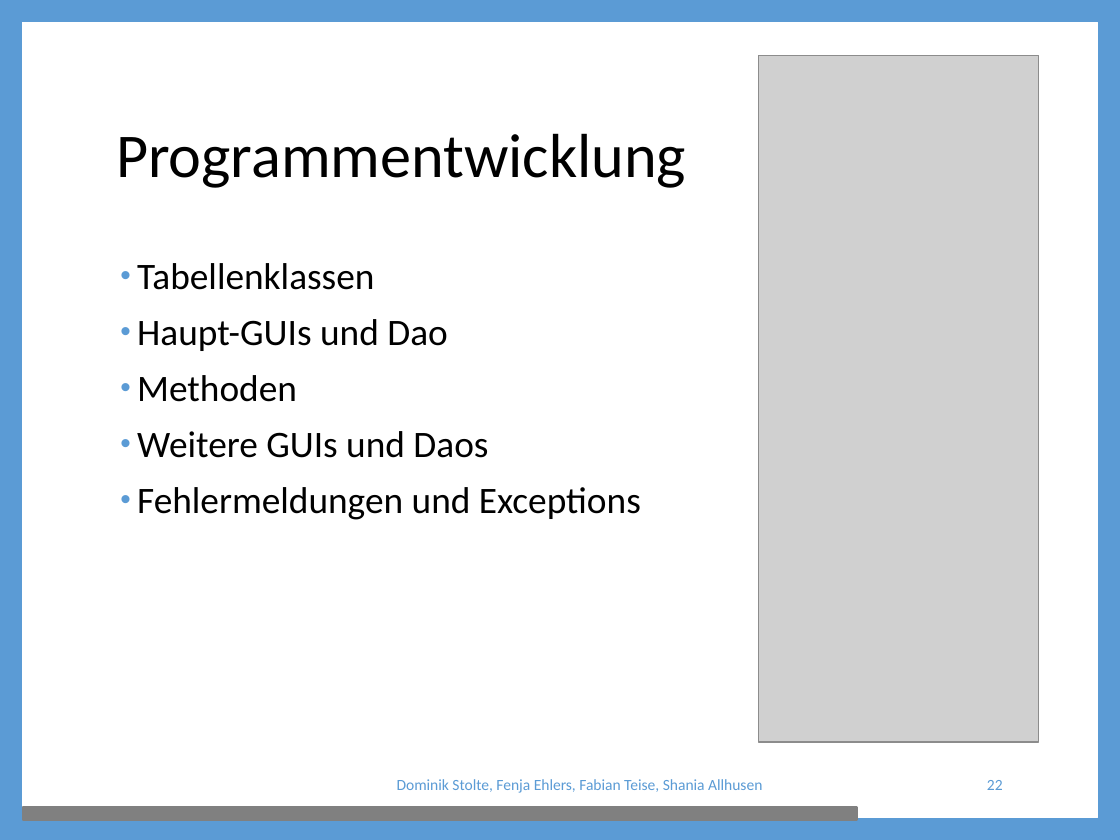
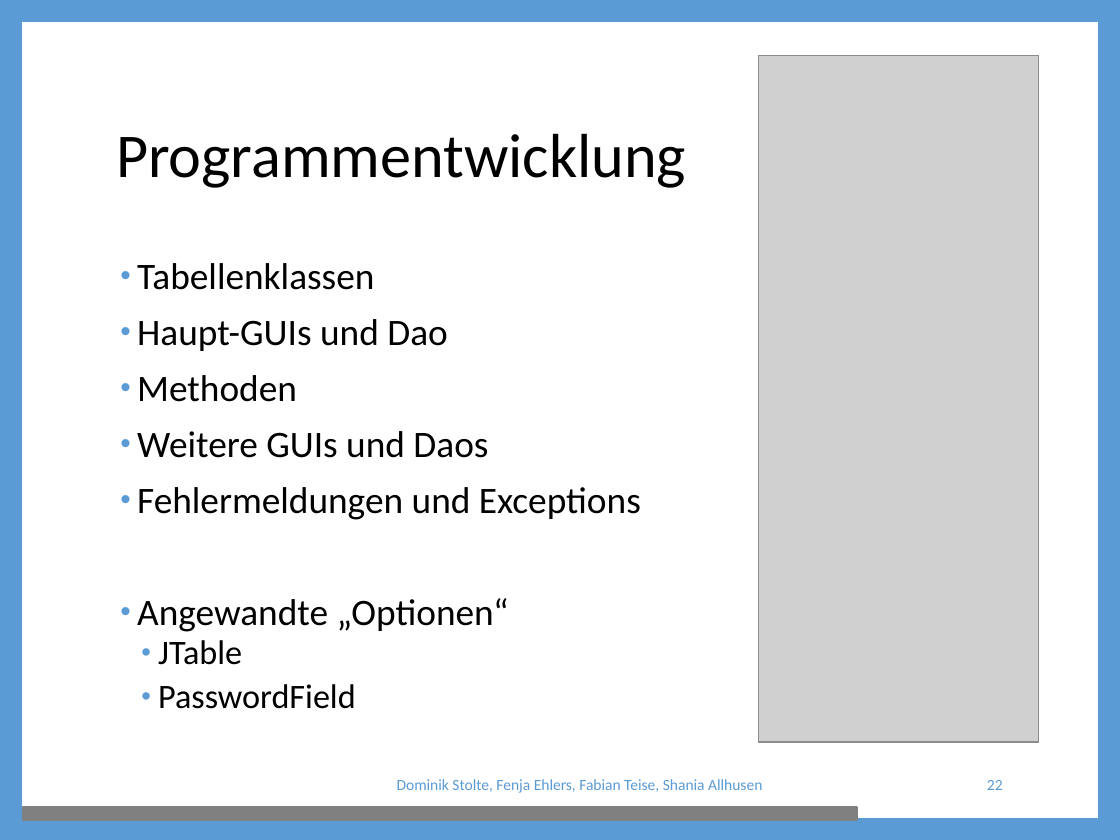
Before and after one commit to ShaniaAllhusen/Mittelstufenprojekt, a slide deck: slide 22 of Projekt-Präsentation.pptx. Drawn at 1120x840 pixels with LibreOffice and Linux fonts; fonts in the diff are those of the drawing; grey boxes stand for pictures. Boxes give left, top, right and bottom in pixels: in the first picture for what was removed or moved away, otherwise in the second. Text is boxed around its words. In the diff, an @@ line names an element or a change of style, - is before the commit and + after.

```diff
--- a/Projekt-Präsentation.pptx
+++ b/Projekt-Präsentation.pptx
@@ text at box(137, 598, 509, 709): paragraphs added @@
+• Angewandte „Optionen“
+  • JTable
+  • PasswordField
```
Also in this commit, not shown: 1 other slide changed, 1 other file.
